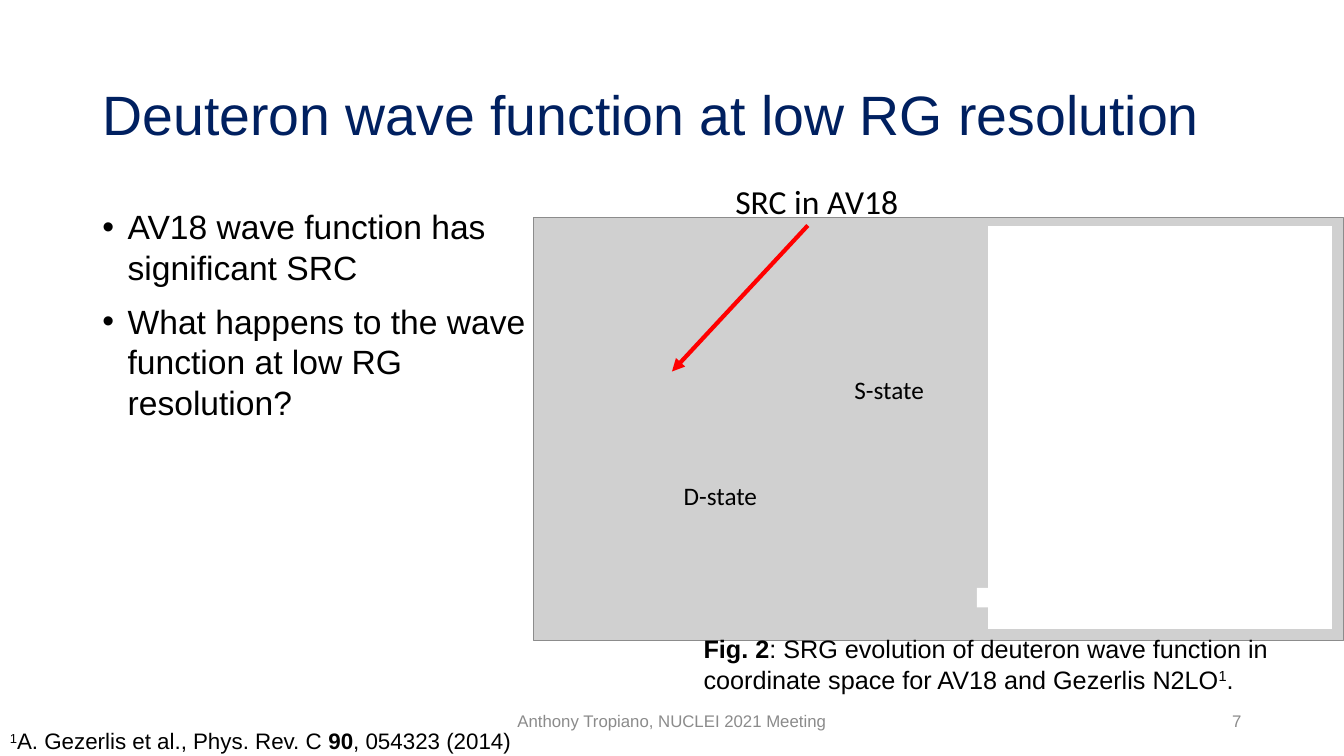
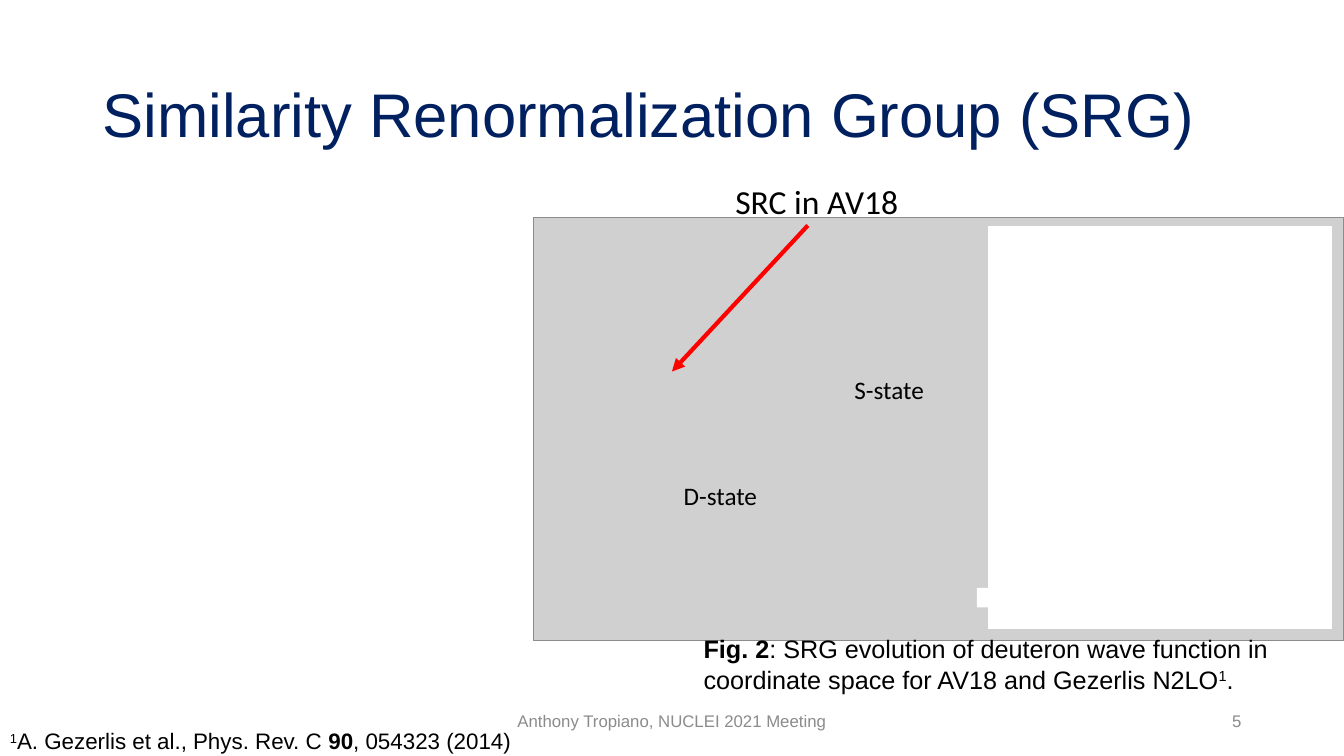
Before and after one commit to tropiano4/tropiano-srg, a slide deck: slide 5 of Presentations/NUCLEI_June2021/tropiano_nuclei_june2021.pptx (slide 7 before the commit). Drawn at 1344x756 pixels with LibreOffice and Linux fonts; fonts in the diff are those of the drawing; grey boxes stand for pictures. Boxes give left, top, right and bottom in pixels: in the first picture for what was removed or moved away, otherwise in the second. Text is boxed around its words. In the diff, an @@ line names an element or a change of style, - is before the commit and + after.

```diff
--- a/Presentations/NUCLEI_June2021/tropiano_nuclei_june2021.pptx
+++ b/Presentations/NUCLEI_June2021/tropiano_nuclei_june2021.pptx
@@ title at (102,92,1193,149): text changed; size 39.6 to 44 pt @@
-Deuteron wave function at low RG resolution
+Similarity Renormalization Group (SRG)
@@ text removed at (128,214,525,416) @@
-• AV18 wave function has significant SRC
-• What happens to the wave function at low RG resolution?
@@ page number at (1232,715,1241,727): text changed @@
-7
+5
```
Also in this commit, not shown: 1 other slide changed, 2 slides added, 2 other files.
